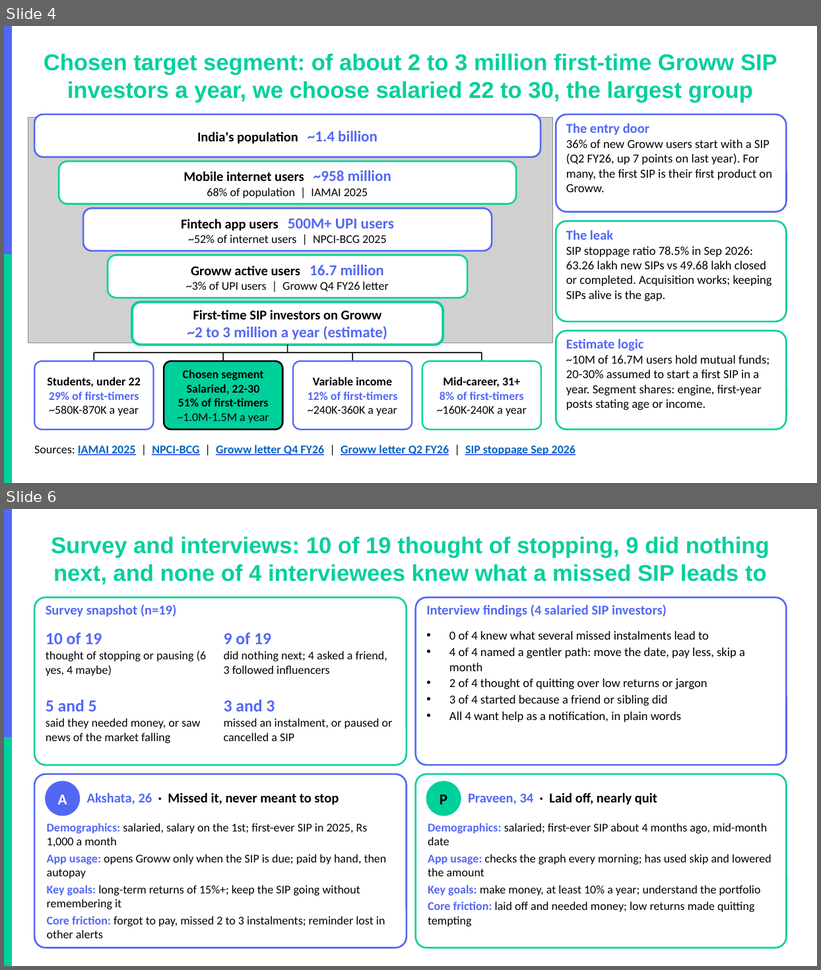
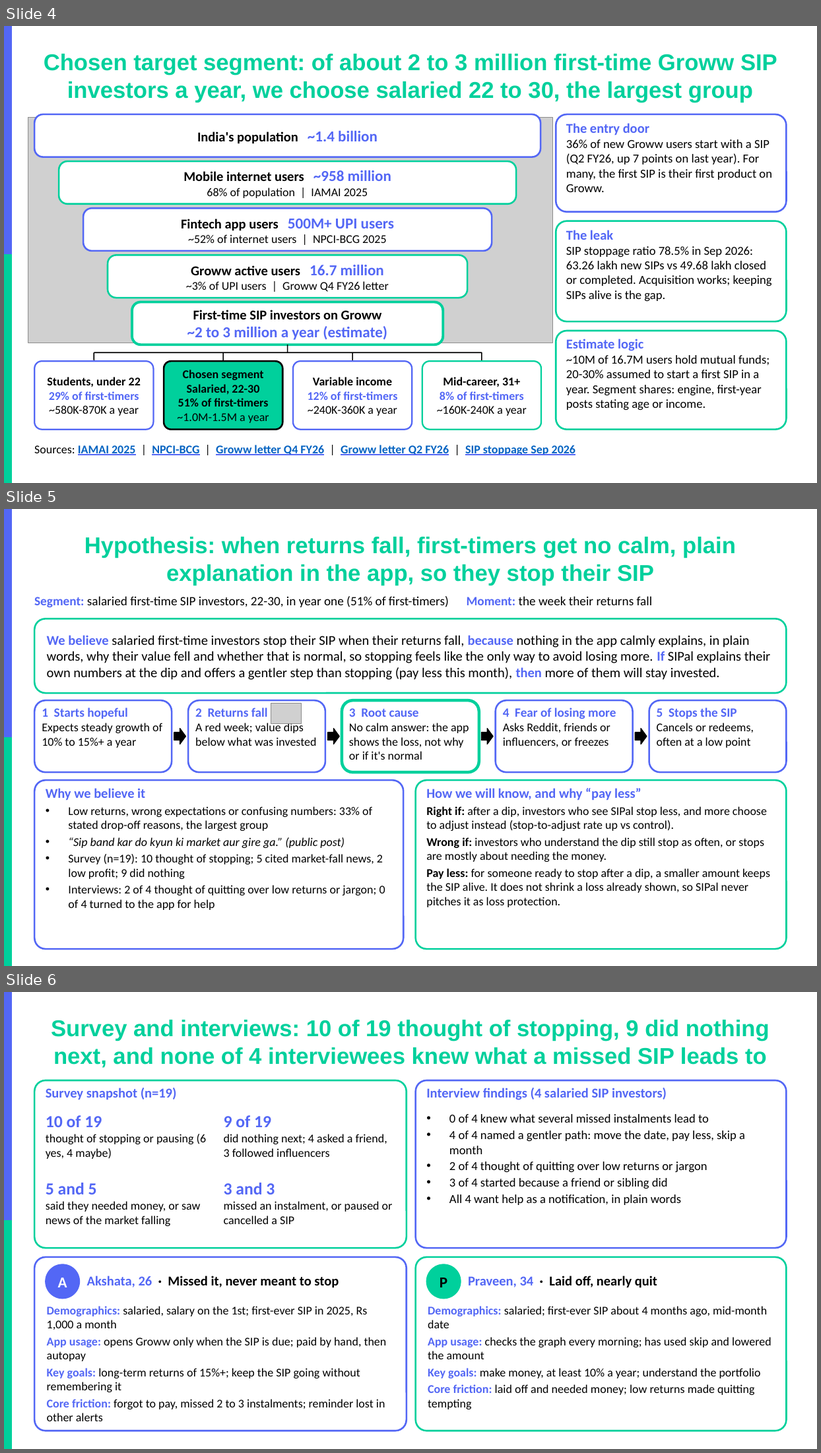
Before and after one commit to akarshita711/NEXTLEAP_GRAD_PROJECT_groww_SIP_research, a slide deck: deck/NL_Groww.pptx. Shown one above the other, each under a label of ours: slides 4 and 6 before the commit, slides 4, 5 and 6 after it; the slides between them are not shown. The pictures are 821x970 and 821x1453 pixels, drawn with LibreOffice and Linux fonts; fonts in the diff are those of the drawing; grey boxes stand for pictures; background and template pictures are left out. Boxes give left, top, right and bottom in pixels: in the first picture for what was removed or moved away, otherwise in the second. Text is boxed around its words. In the diff, an @@ line names an element or a change of style, - is before the commit and + after.

```diff
--- a/deck/NL_Groww.pptx
+++ b/deck/NL_Groww.pptx
@@ slide 5 added at (4,509,817,966), background #FFFFFF; not listed: 2 template elements that a slide beside it also shows @@
@@ title added at (85,537,736,586), 27 pt, text #00D09C, bold @@
+Hypothesis: when returns fall, first-timers get no calm, plain explanation in the app, so they stop their SIP
@@ text added at (34,596,653,608), 15 pt, text #000000 @@
+Segment: salaried first-time SIP investors, 22-30, in year one (51% of first-timers) Moment: the week their returns fall
@@ rounded rectangle added at (34,619,787,693), outline #00D09C 2 pt @@
@@ text added at (47,635,771,680), 16 pt, text #000000 @@
+We believe salaried first-time investors stop their SIP when their returns fall, because nothing in the app calmly explains, in plain words, why their value fell and whether that is normal, so stopping feels like the only way to avoid losing more. If SIPal explains their own numbers at the dip and offers a gentler step than stopping (pay less this month), then more of them will stay invested.
@@ rounded rectangle added at (34,700,172,772), outline #5367F5 2 pt @@
@@ rounded rectangle added at (188,700,325,772), outline #5367F5 2 pt @@
@@ picture added at (271,704,302,723) @@
@@ rounded rectangle added at (342,700,479,772), outline #00D09C 2 pt @@
@@ rounded rectangle added at (342,700,479,772), outline #00D09C 3.5 pt @@
@@ rounded rectangle added at (496,700,633,772), outline #5367F5 2 pt @@
@@ rounded rectangle added at (649,700,787,772), outline #5367F5 2 pt @@
@@ text added at (42,708,162,748), 14 pt, text #000000 @@
+1 Starts hopeful
+Expects steady growth of 10% to 15%+ a year
@@ text added at (195,708,316,746), 14 pt, text #000000 @@
+2 Returns fall
+A red week; value dips below what was invested
@@ text added at (349,708,469,760), 14 pt, text #000000 @@
+3 Root cause
+No calm answer: the app shows the loss, not why or if it's normal
@@ text added at (503,708,616,747), 14 pt, text #000000 @@
+4 Fear of losing more
+Asks Reddit, friends or influencers, or freezes
@@ text added at (657,708,754,748), 14 pt, text #000000 @@
+5 Stops the SIP
+Cancels or redeems, often at a low point
@@ right arrow added at (174,729,186,745), fill #000000, outline #000000 1 pt @@
@@ right arrow added at (328,729,339,745), fill #000000, outline #000000 1 pt @@
@@ right arrow added at (482,729,493,745), fill #000000, outline #000000 1 pt @@
@@ right arrow added at (636,729,647,745), fill #000000, outline #000000 1 pt @@
@@ rounded rectangle added at (34,780,403,949), outline #5367F5 2 pt @@
@@ rounded rectangle added at (416,780,787,949), outline #00D09C 2 pt @@
@@ text added at (46,788,385,910), 14 pt, text #000000 @@
+Why we believe it
+• Low returns, wrong expectations or confusing numbers: 33% of stated drop-off reasons, the largest group
+• “Sip band kar do kyun ki market aur gire ga.” (public post)
+• Survey (n=19): 10 thought of stopping; 5 cited market-fall news, 2 low profit; 9 did nothing
+• Interviews: 2 of 4 thought of quitting over low returns or jargon; 0 of 4 turned to the app for help
@@ text added at (426,788,770,908), 14 pt, text #000000 @@
+How we will know, and why “pay less”
+Right if: after a dip, investors who see SIPal stop less, and more choose to adjust instead (stop-to-adjust rate up vs control).
+Wrong if: investors who understand the dip still stop as often, or stops are mostly about needing the money.
+Pay less: for someone ready to stop after a dip, a smaller amount keeps the SIP alive. It does not shrink a loss already shown, so SIPal never pitches it as loss protection.
```
Also in this commit, not shown: 1 slide removed, 2 other files.
